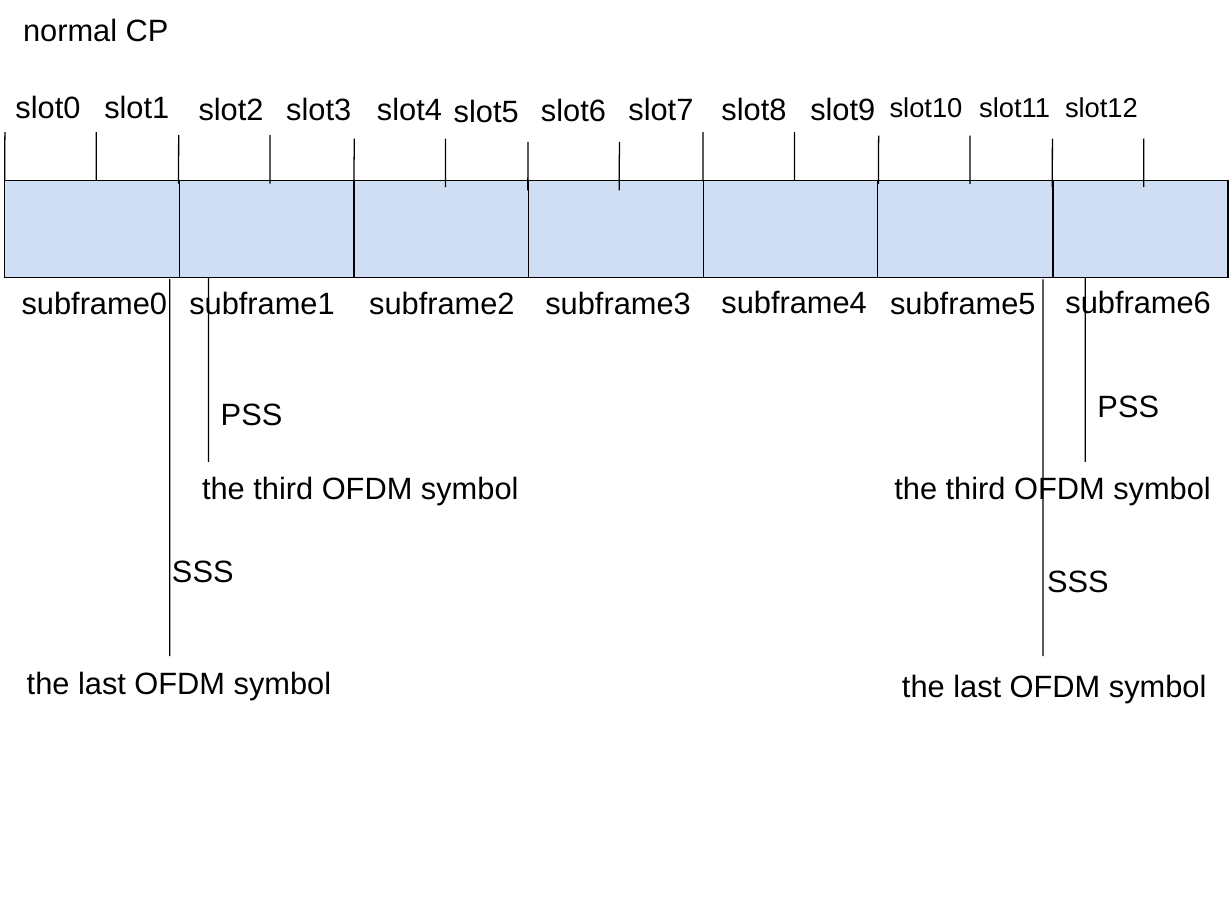
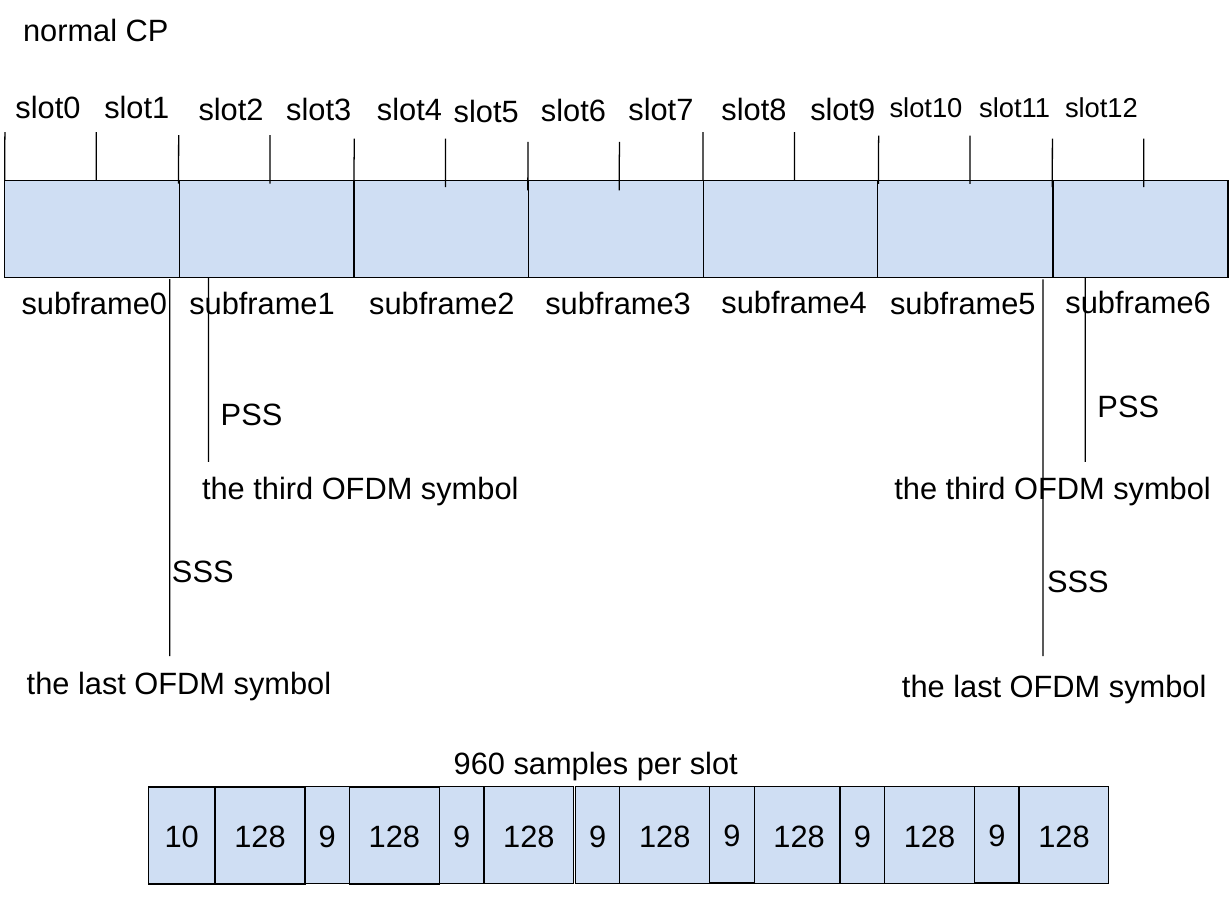
Before and after one commit to JiaoXianjun/rtl-sdr-LTE, a slide deck: slide 2 of doc/TD-LTE-PSS-SSS-relative-location.ppt. Drawn at 1232x924 pixels with LibreOffice and Linux fonts; fonts in the diff are those of the drawing. Boxes give left, top, right and bottom in pixels: in the first picture for what was removed or moved away, otherwise in the second. Text is boxed around its words. In the diff, an @@ line names an element or a change of style, - is before the commit and + after.

```diff
--- a/doc/TD-LTE-PSS-SSS-relative-location.ppt
+++ b/doc/TD-LTE-PSS-SSS-relative-location.ppt
@@ text added at (454,751,738,779), 18 pt, text #000000 @@
+960 samples per slot
@@ rectangle added at (148,787,214,885), fill #CFDEF3, outline #000000 0.74 pt, 18 pt, text #000000 @@
+10
@@ rectangle added at (216,787,306,885), fill #CFDEF3, outline #000000 0.74 pt, 18 pt, text #000000 @@
+128
@@ rectangle added at (306,787,350,885), fill #CFDEF3, outline #000000 0.74 pt, 18 pt, text #000000 @@
+9
@@ rectangle added at (350,787,440,885), fill #CFDEF3, outline #000000 0.74 pt, 18 pt, text #000000 @@
+128
@@ rectangle added at (440,787,484,883), fill #CFDEF3, outline #000000 0.74 pt, 18 pt, text #000000 @@
+9
@@ rectangle added at (484,787,574,885), fill #CFDEF3, outline #000000 0.74 pt, 18 pt, text #000000 @@
+128
@@ rectangle added at (575,787,620,883), fill #CFDEF3, outline #000000 0.74 pt, 18 pt, text #000000 @@
+9
@@ rectangle added at (620,787,710,885), fill #CFDEF3, outline #000000 0.74 pt, 18 pt, text #000000 @@
+128
@@ rectangle added at (710,786,754,883), fill #CFDEF3, outline #000000 0.74 pt, 18 pt, text #000000 @@
+9
@@ rectangle added at (754,787,844,883), fill #CFDEF3, outline #000000 0.74 pt, 18 pt, text #000000 @@
+128
@@ rectangle added at (840,787,885,883), fill #CFDEF3, outline #000000 0.74 pt, 18 pt, text #000000 @@
+9
@@ rectangle added at (885,787,975,885), fill #CFDEF3, outline #000000 0.74 pt, 18 pt, text #000000 @@
+128
@@ rectangle added at (975,786,1019,883), fill #CFDEF3, outline #000000 0.74 pt, 18 pt, text #000000 @@
+9
@@ rectangle added at (1019,787,1109,883), fill #CFDEF3, outline #000000 0.74 pt, 18 pt, text #000000 @@
+128
```
Also in this commit, not shown: 2 other files.
